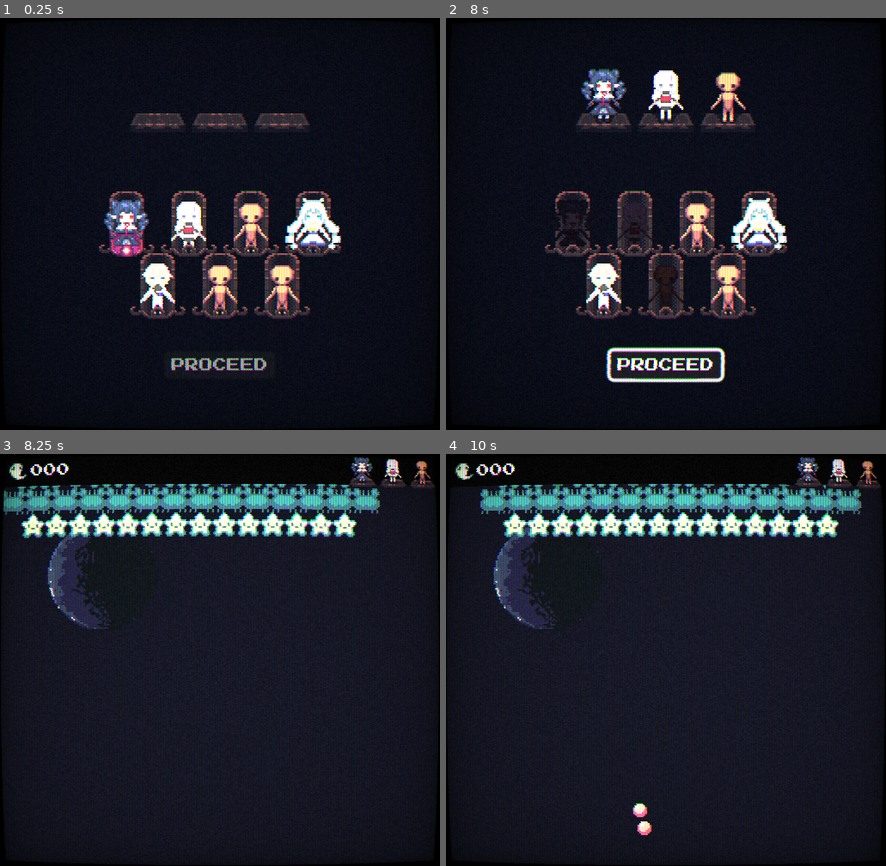
Above: before the commit, frames 1-4 (two rows, left to right).
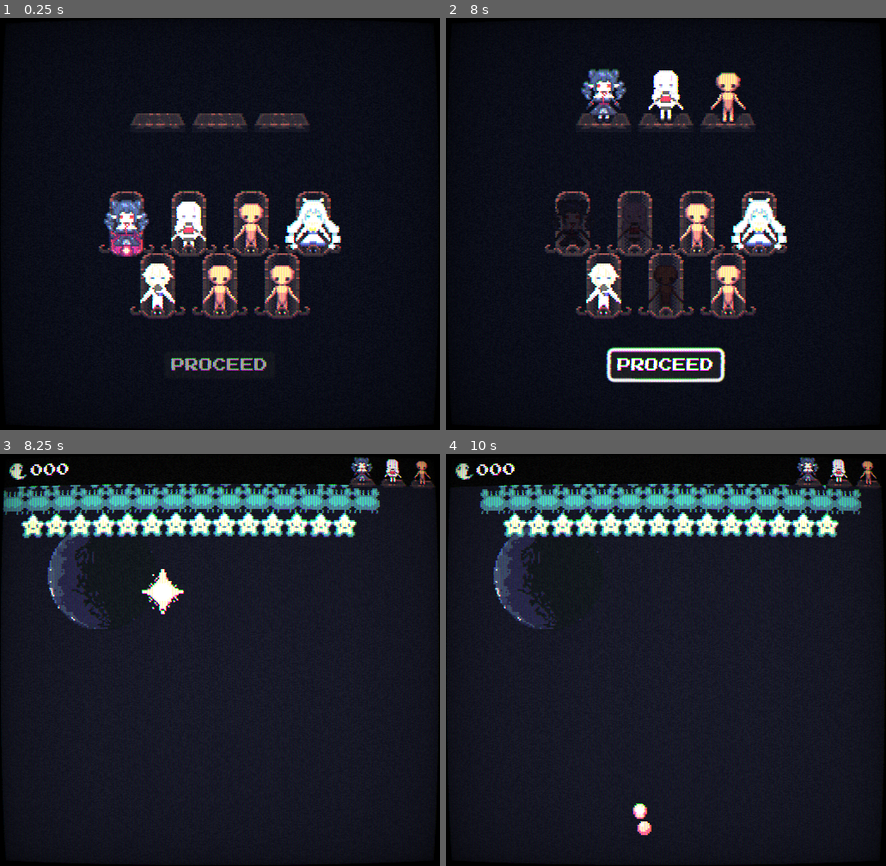
Above: after the commit, the same moments.

Repository: JCoMcL/pj10
Game: Godot game, scene res://main.tscn
The game is run twice, just before and just after one commit, with the same random seed, the same clock (stepped at 60 frames per second) and the same inputs.
Inputs (mouse positions are in pixels of both pictures, inside the frame that each line leads up to):
- Up to frame 1 (0.25 s): no input
- Up to frame 2 (8 s): tap Enter (ui_accept) at 0.5, 0.77, 3.77, 6.77 s; move the mouse to (762, 203) at 0.52 s; hold D (right) 0.53-1.25 s; hold Backspace (bomb) 0.53-1.25 s; click (762, 203) at 0.67 s; drag from (578, 244) to (644, 306) at 1.27 s; move the mouse to (710, 133) at 2.02 s; hold D (right) 2.03-2.75 s; hold Space (fire) 2.03-2.75 s; drag from (644, 306) to (534, 162) at 2.77 s; move the mouse to (798, 285) at 3.52 s; hold A (left) 3.53-4.25 s; hold Backspace (bomb) 3.53-4.25 s; drag from (534, 162) to (666, 240) at 4.27 s; move the mouse to (688, 224) at 5.02 s; hold S (down) 5.03-5.75 s; hold Space (fire) 5.03-5.75 s; click (688, 224) at 5.17 s; drag from (600, 121) to (578, 244) at 5.77 s; move the mouse to (762, 203) at 6.52 s; hold Up (ui_up) 6.53-7.25 s; hold Backspace (bomb) 6.53-7.25 s; drag from (578, 244) to (644, 306) at 7.27 s
- Up to frame 3 (8.25 s): move the mouse to (264, 569) at 8.02 s; hold S (down) from 8.03 s (still down); hold Space (fire) from 8.03 s (still down)
- Up to frame 4 (10 s): release S (down) at 8.75 s; release Space (fire) at 8.75 s; drag from (644, 742) to (534, 598) at 8.77 s; move the mouse to (798, 721) at 9.52 s; hold Up (ui_up) from 9.53 s (still down); hold Backspace (bomb) from 9.53 s (still down); click (798, 721) at 9.67 s; tap Enter (ui_accept) at 9.77 s

Frames 1-2 are identical in both runs. In frame 3, 0.5% of the frame differs, in the area x 32-42%, y 27-39%; in frame 4, less than 0.1%.
Error before the commit: Parse Error: Could not resolve class "EffectSprite2D". (res://units/character_sprite.gd:1)

Commit message:
add cool portal

Diff:
--- a/effect_sprite.gd
+++ b/effect_sprite.gd
@@ -8,7 +8,6 @@
 @export_range(0, 60, 1, "suffix:fps") var strobe_rate = 0
 @export var random_hflip = false
 @export var random_vflip = false
-@export_tool_button("refresh") var f = reset
 
 func randomize_sprite():
 	if randomize_frames:
--- /dev/null
+++ b/portal/portal.gd
@@ -0,0 +1,34 @@
+extends AnimatedSprite2D
+
+func show_children():
+	$Sheen.visible = true
+	$Swirl.visible = true
+func hide_children():
+	$Sheen.visible = false
+	$Swirl.visible = false
+
+func closing_anim():
+	hide_children()
+	play("closing")
+	SFXPlayer.get_sfx_player(self).play_sfx("shkum")
+	await animation_finished
+	visible = false
+
+func idle_anim():
+	play("default")
+	show_children()
+
+func opening_anim():
+	visible = true
+	hide_children()
+	play("opening")
+	var sfx = SFXPlayer.get_sfx_player(self)
+	sfx.play_sfx("kshrum")
+	animation_finished.connect(idle_anim, CONNECT_ONE_SHOT)
+
+func _ready():
+	visible=false
+	await Utils.delay(3)
+	opening_anim.call_deferred()
+	await Utils.delay(3)
+	closing_anim()
--- /dev/null
+++ b/portal/portal.tscn
@@ -0,0 +1,244 @@
+[gd_scene load_steps=33 format=3 uid="uid://c2wcbus1mucv5"]
+
+[ext_resource type="Texture2D" uid="uid://b36hudn01kmqf" path="res://portal/portal_layers.png" id="1_ef3v5"]
+[ext_resource type="Script" uid="uid://fyyk2jp0u5yv" path="res://portal/portal.gd" id="2_grrij"]
+
+[sub_resource type="AtlasTexture" id="AtlasTexture_il7d8"]
+atlas = ExtResource("1_ef3v5")
+region = Rect2(256, 0, 32, 32)
+
+[sub_resource type="AtlasTexture" id="AtlasTexture_cql7a"]
+atlas = ExtResource("1_ef3v5")
+region = Rect2(288, 0, 32, 32)
+
+[sub_resource type="AtlasTexture" id="AtlasTexture_y6l1x"]
+atlas = ExtResource("1_ef3v5")
+region = Rect2(320, 0, 32, 32)
+
+[sub_resource type="AtlasTexture" id="AtlasTexture_u8no3"]
+atlas = ExtResource("1_ef3v5")
+region = Rect2(352, 0, 32, 32)
+
+[sub_resource type="AtlasTexture" id="AtlasTexture_oibiu"]
+atlas = ExtResource("1_ef3v5")
+region = Rect2(384, 0, 32, 32)
+
+[sub_resource type="AtlasTexture" id="AtlasTexture_r0y7k"]
+atlas = ExtResource("1_ef3v5")
+region = Rect2(64, 0, 32, 32)
+
+[sub_resource type="AtlasTexture" id="AtlasTexture_f1sqh"]
+atlas = ExtResource("1_ef3v5")
+region = Rect2(96, 0, 32, 32)
+
+[sub_resource type="AtlasTexture" id="AtlasTexture_rq143"]
+atlas = ExtResource("1_ef3v5")
+region = Rect2(128, 0, 32, 32)
+
+[sub_resource type="AtlasTexture" id="AtlasTexture_kxb8h"]
+atlas = ExtResource("1_ef3v5")
+region = Rect2(160, 0, 32, 32)
+
+[sub_resource type="AtlasTexture" id="AtlasTexture_jn53l"]
+atlas = ExtResource("1_ef3v5")
+region = Rect2(192, 0, 32, 32)
+
+[sub_resource type="AtlasTexture" id="AtlasTexture_wveso"]
+atlas = ExtResource("1_ef3v5")
+region = Rect2(224, 0, 32, 32)
+
+[sub_resource type="AtlasTexture" id="AtlasTexture_8ggg7"]
+atlas = ExtResource("1_ef3v5")
+region = Rect2(416, 0, 32, 32)
+
+[sub_resource type="AtlasTexture" id="AtlasTexture_21lw5"]
+atlas = ExtResource("1_ef3v5")
+region = Rect2(0, 0, 32, 32)
+
+[sub_resource type="AtlasTexture" id="AtlasTexture_pbp66"]
+atlas = ExtResource("1_ef3v5")
+region = Rect2(32, 0, 32, 32)
+
+[sub_resource type="SpriteFrames" id="SpriteFrames_21lw5"]
+animations = [{
+"frames": [{
+"duration": 1.0,
+"texture": SubResource("AtlasTexture_il7d8")
+}, {
+"duration": 1.0,
+"texture": SubResource("AtlasTexture_cql7a")
+}, {
+"duration": 0.4,
+"texture": SubResource("AtlasTexture_y6l1x")
+}, {
+"duration": 0.6,
+"texture": SubResource("AtlasTexture_u8no3")
+}, {
+"duration": 0.6,
+"texture": SubResource("AtlasTexture_oibiu")
+}],
+"loop": false,
+"name": &"closing",
+"speed": 10.0
+}, {
+"frames": [{
+"duration": 1.0,
+"texture": SubResource("AtlasTexture_r0y7k")
+}, {
+"duration": 1.0,
+"texture": SubResource("AtlasTexture_f1sqh")
+}, {
+"duration": 1.0,
+"texture": SubResource("AtlasTexture_rq143")
+}, {
+"duration": 1.0,
+"texture": SubResource("AtlasTexture_kxb8h")
+}, {
+"duration": 1.0,
+"texture": SubResource("AtlasTexture_jn53l")
+}, {
+"duration": 1.0,
+"texture": SubResource("AtlasTexture_wveso")
+}],
+"loop": true,
+"name": &"default",
+"speed": 7.0
+}, {
+"frames": [{
+"duration": 1.0,
+"texture": SubResource("AtlasTexture_8ggg7")
+}, {
+"duration": 1.3,
+"texture": SubResource("AtlasTexture_21lw5")
+}, {
+"duration": 1.5,
+"texture": SubResource("AtlasTexture_pbp66")
+}],
+"loop": false,
+"name": &"opening",
+"speed": 15.0
+}]
+
+[sub_resource type="AtlasTexture" id="AtlasTexture_uqyrq"]
+atlas = ExtResource("1_ef3v5")
+region = Rect2(64, 32, 32, 32)
+
+[sub_resource type="AtlasTexture" id="AtlasTexture_v1g1n"]
+atlas = ExtResource("1_ef3v5")
+region = Rect2(96, 32, 32, 32)
+
+[sub_resource type="AtlasTexture" id="AtlasTexture_lksed"]
+atlas = ExtResource("1_ef3v5")
+region = Rect2(128, 32, 32, 32)
+
+[sub_resource type="AtlasTexture" id="AtlasTexture_y0dme"]
+atlas = ExtResource("1_ef3v5")
+region = Rect2(160, 32, 32, 32)
+
+[sub_resource type="AtlasTexture" id="AtlasTexture_g83kf"]
+atlas = ExtResource("1_ef3v5")
+region = Rect2(192, 32, 32, 32)
+
+[sub_resource type="AtlasTexture" id="AtlasTexture_sjw6f"]
+atlas = ExtResource("1_ef3v5")
+region = Rect2(224, 32, 32, 32)
+
+[sub_resource type="SpriteFrames" id="SpriteFrames_pbp66"]
+animations = [{
+"frames": [{
+"duration": 1.0,
+"texture": SubResource("AtlasTexture_uqyrq")
+}, {
+"duration": 1.0,
+"texture": SubResource("AtlasTexture_v1g1n")
+}, {
+"duration": 1.0,
+"texture": SubResource("AtlasTexture_lksed")
+}, {
+"duration": 1.0,
+"texture": SubResource("AtlasTexture_y0dme")
+}, {
+"duration": 1.0,
+"texture": SubResource("AtlasTexture_g83kf")
+}, {
+"duration": 1.0,
+"texture": SubResource("AtlasTexture_sjw6f")
+}],
+"loop": true,
+"name": &"default",
+"speed": 9.0
+}]
+
+[sub_resource type="AtlasTexture" id="AtlasTexture_qqkl1"]
+atlas = ExtResource("1_ef3v5")
+region = Rect2(64, 64, 32, 32)
+
+[sub_resource type="AtlasTexture" id="AtlasTexture_a5tmn"]
+atlas = ExtResource("1_ef3v5")
+region = Rect2(96, 64, 32, 32)
+
+[sub_resource type="AtlasTexture" id="AtlasTexture_0o7ga"]
+atlas = ExtResource("1_ef3v5")
+region = Rect2(128, 64, 32, 32)
+
+[sub_resource type="AtlasTexture" id="AtlasTexture_6jsxy"]
+atlas = ExtResource("1_ef3v5")
+region = Rect2(160, 64, 32, 32)
+
+[sub_resource type="AtlasTexture" id="AtlasTexture_5atdr"]
+atlas = ExtResource("1_ef3v5")
+region = Rect2(192, 64, 32, 32)
+
+[sub_resource type="AtlasTexture" id="AtlasTexture_xwpbm"]
+atlas = ExtResource("1_ef3v5")
+region = Rect2(32, 64, 32, 32)
+
+[sub_resource type="AtlasTexture" id="AtlasTexture_rby5x"]
+atlas = ExtResource("1_ef3v5")
+region = Rect2(224, 64, 32, 32)
+
+[sub_resource type="SpriteFrames" id="SpriteFrames_rby5x"]
+animations = [{
+"frames": [{
+"duration": 1.0,
+"texture": SubResource("AtlasTexture_qqkl1")
+}, {
+"duration": 1.0,
+"texture": SubResource("AtlasTexture_a5tmn")
+}, {
+"duration": 1.0,
+"texture": SubResource("AtlasTexture_0o7ga")
+}, {
+"duration": 1.0,
+"texture": SubResource("AtlasTexture_6jsxy")
+}, {
+"duration": 1.0,
+"texture": SubResource("AtlasTexture_5atdr")
+}, {
+"duration": 12.0,
+"texture": SubResource("AtlasTexture_xwpbm")
+}, {
+"duration": 1.0,
+"texture": SubResource("AtlasTexture_rby5x")
+}],
+"loop": true,
+"name": &"default",
+"speed": 18.0
+}]
+
+[node name="Body" type="AnimatedSprite2D"]
+sprite_frames = SubResource("SpriteFrames_21lw5")
+animation = &"closing"
+autoplay = "opening"
+script = ExtResource("2_grrij")
+
+[node name="Swirl" type="AnimatedSprite2D" parent="."]
+sprite_frames = SubResource("SpriteFrames_pbp66")
+autoplay = "default"
+frame_progress = 0.0152203
+
+[node name="Sheen" type="AnimatedSprite2D" parent="."]
+position = Vector2(-0.5, 0.5)
+sprite_frames = SubResource("SpriteFrames_rby5x")
+autoplay = "default"
+frame_progress = 0.11646
--- a/space_invaders.tscn
+++ b/space_invaders.tscn
@@ -11,18 +11,19 @@
 [ext_resource type="Script" uid="uid://dfdmh2caox5my" path="res://effect_sprite.gd" id="11_3pn3u"]
 [ext_resource type="Script" uid="uid://b2wj6hdp3fpmf" path="res://player_spawn.gd" id="11_150to"]
 [ext_resource type="AudioStream" uid="uid://2eu65vihpb4i" path="res://audio/soundtrack.ogg" id="11_uxjvs"]
+[ext_resource type="PackedScene" uid="uid://c2wcbus1mucv5" path="res://portal/portal.tscn" id="12_847uq"]
 [ext_resource type="Script" uid="uid://bn8bpshcm5u4k" path="res://spawn_point.gd" id="12_r0y7k"]
 [ext_resource type="Script" uid="uid://c2rurlqhkqaou" path="res://audio/sound_effects.gd" id="13_3pn3u"]
 [ext_resource type="Script" uid="uid://dwgcxwg7bm3vr" path="res://audio/soundtrack.gd" id="16_r0y7k"]
 
-[sub_resource type="RectangleShape2D" id="RectangleShape2D_3pn3u"]
+[sub_resource type="RectangleShape2D" id="RectangleShape2D_847uq"]
 size = Vector2(512, 445)
-
-[sub_resource type="WorldBoundaryShape2D" id="WorldBoundaryShape2D_847uq"]
 
 [sub_resource type="WorldBoundaryShape2D" id="WorldBoundaryShape2D_r0y7k"]
 
 [sub_resource type="WorldBoundaryShape2D" id="WorldBoundaryShape2D_f1sqh"]
+
+[sub_resource type="WorldBoundaryShape2D" id="WorldBoundaryShape2D_rq143"]
 
 [node name="Game" type="Node2D" node_paths=PackedStringArray("play_area", "new_entity_region", "lives", "player_spawn_point", "sfx_player", "dialgoue_screens")]
 script = ExtResource("1_2u8fv")
@@ -154,6 +155,15 @@
 frame = 5
 script = ExtResource("11_3pn3u")
 
+[node name="Body" parent="Scaling" instance=ExtResource("12_847uq")]
+position = Vector2(95, 80.5)
+
+[node name="SpawnPoint" type="Marker2D" parent="Scaling"]
+position = Vector2(128, 106.5)
+script = ExtResource("12_r0y7k")
+y = 40
+metadata/_custom_type_script = "uid://bn8bpshcm5u4k"
+
 [node name="SoundEffects" type="AudioStreamPlayer2D" parent="."]
 panning_strength = 0.46
 bus = &"2D"
Not shown, added: audio/sfx/kshrum.wav.import
Not shown, added: audio/sfx/shkum.wav.import
Binary file added: portal/portal.aseprite
Not shown, added: portal/portal.gd.uid
Binary file added: portal/portal_layers.png
Not shown, added: portal/portal_layers.png.import
Not shown: 5 places in space_invaders.tscn that only renumber resources
Not shown, added: audio/sfx/kshrum.wav
Not shown, added: audio/sfx/shkum.wav
